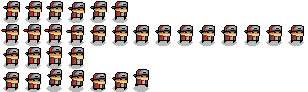
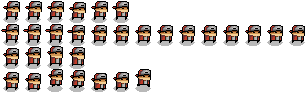
Two versions of the same layered image (308×92). Layer-by-layer changes:
painted on "player" over [44, 1, 305, 92]
